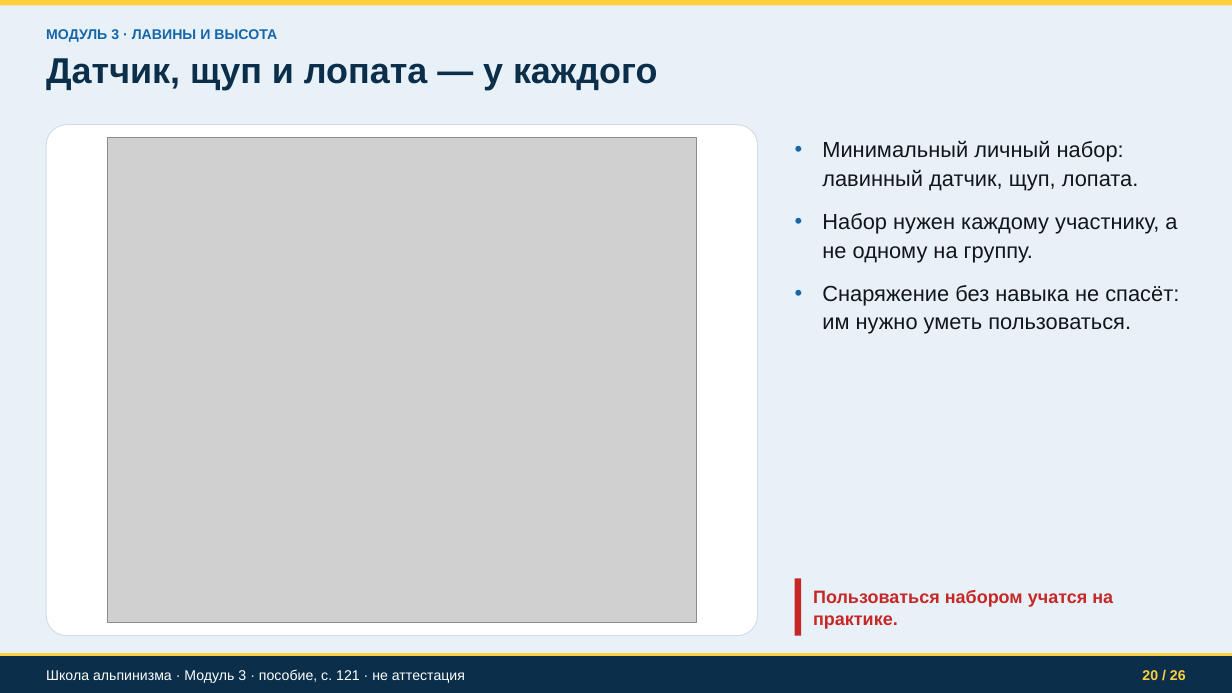
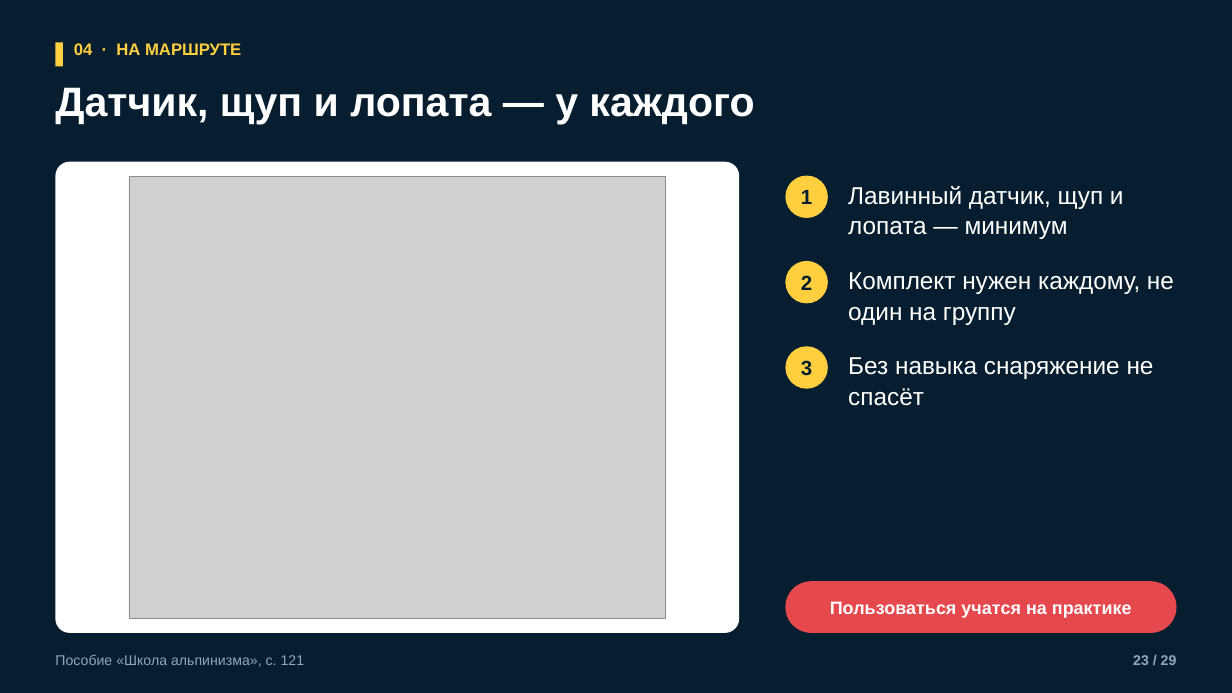
Before and after one commit to kirill54/far-education, a slide deck: slide 23 of presentations/ALP-03_laviny-naglyadno.pptx (slide 20 before the commit). Drawn at 1232x693 pixels with LibreOffice and Linux fonts; fonts in the diff are those of the drawing; grey boxes stand for pictures. Boxes give left, top, right and bottom in pixels: in the first picture for what was removed or moved away, otherwise in the second. Text is boxed around its words. In the diff, an @@ line names an element or a change of style, - is before the commit and + after.

```diff
--- a/presentations/ALP-03_laviny-naglyadno.pptx
+++ b/presentations/ALP-03_laviny-naglyadno.pptx
@@ background #E9F1F8 to #071E30 @@
@@ rectangle removed at [0, 0, 1232, 6] @@
@@ text removed at [46, 29, 277, 42] @@
-МОДУЛЬ 3 · ЛАВИНЫ И ВЫСОТА
@@ rectangle added at [55, 43, 63, 67], fill #FFCF3F @@
@@ text added at [74, 43, 241, 55], 13 pt, text #FFCF3F, bold @@
+04 · НА МАРШРУТЕ
@@ text "Датчик, щуп и лопата — ...": place and size @@
-text "Датчик, щуп и лопата — ..." at [46, 58, 657, 90]
+text "Датчик, щуп и лопата — ..." at [55, 87, 754, 125]
@@ text "Датчик, щуп и лопата — ..." at [55, 87, 754, 125]: size 28 to 32 pt, text colour #0B2F4A to #FFFFFF @@
@@ text removed at [822, 140, 1179, 334] @@
-• Минимальный личный набор: лавинный датчик, щуп, лопата.
-• Набор нужен каждому участнику, а не одному на группу.
-• Снаряжение без навыка не спасёт: им нужно уметь пользоваться.
@@ rounded rectangle: place and size @@
-rounded rectangle at [46, 125, 758, 636]
+rounded rectangle at [55, 162, 739, 633]
@@ rounded rectangle at [55, 162, 739, 633]: outline #D2DCE4 0.75 pt to none; proportions changed @@
@@ picture: place and size @@
-picture at [107, 138, 697, 623]
+picture at [129, 177, 666, 618]
@@ ellipse added at [786, 176, 828, 218], fill #FFCF3F, 16 pt, text #071E30, bold @@
+1
@@ text added at [848, 186, 1124, 239], 19 pt, text #FFFFFF @@
+Лавинный датчик, щуп и лопата — минимум
@@ ellipse added at [786, 261, 828, 303], fill #FFCF3F, 16 pt, text #071E30, bold @@
+2
@@ text added at [848, 272, 1174, 325], 19 pt, text #FFFFFF @@
+Комплект нужен каждому, не один на группу
@@ ellipse added at [786, 347, 828, 389], fill #FFCF3F, 16 pt, text #071E30, bold @@
+3
@@ text added at [848, 357, 1154, 406], 19 pt, text #FFFFFF @@
+Без навыка снаряжение не спасёт
@@ rounded rectangle "Пользоваться учатся на практике": place and size @@
-rounded rectangle "Пользоваться учатся на практике" at [813, 590, 1113, 629]
+rounded rectangle "Пользоваться учатся на практике" at [786, 581, 1177, 633]
@@ rounded rectangle "Пользоваться учатся на практике" at [786, 581, 1177, 633]: fill none to #E5484D @@
@@ rectangle removed at [795, 579, 801, 636] @@
@@ text in rounded rectangle at [830, 601, 1132, 618]: text changed; text colour #C62828 to #FFFFFF @@
-Пользоваться набором учатся на практике.
+Пользоваться учатся на практике
@@ rectangle removed at [0, 653, 1232, 656] @@
@@ rectangle removed at [0, 656, 1232, 693] @@
@@ text at [55, 655, 305, 667]: text changed; text colour #FFFFFF to #8FA8BC @@
-Школа альпинизма · Модуль 3 · пособие, с. 121 · не аттестация
+Пособие «Школа альпинизма», с. 121
@@ text "Пособие «Школа альпинизма», с. 121" at [55, 655, 305, 667]: vertical alignment middle to top @@
@@ text added at [1133, 655, 1177, 665], 11 pt, text #8FA8BC, bold @@
+23 / 29
@@ text removed at [1142, 670, 1186, 680] @@
-20 / 26
```
Also in this commit, not shown: 3 other slides changed, 25 slides added, 22 slides removed, 3 other files.
